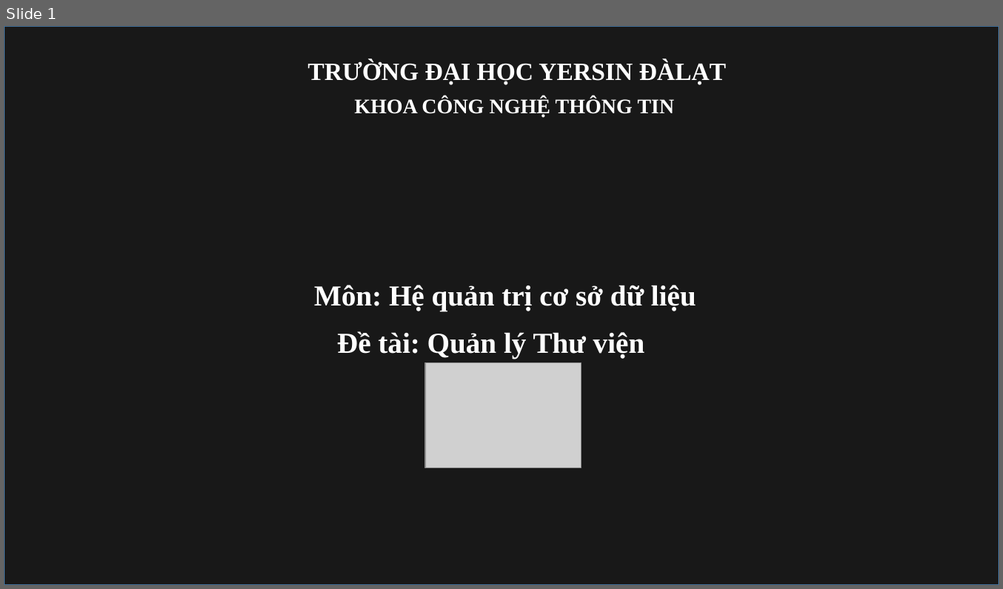
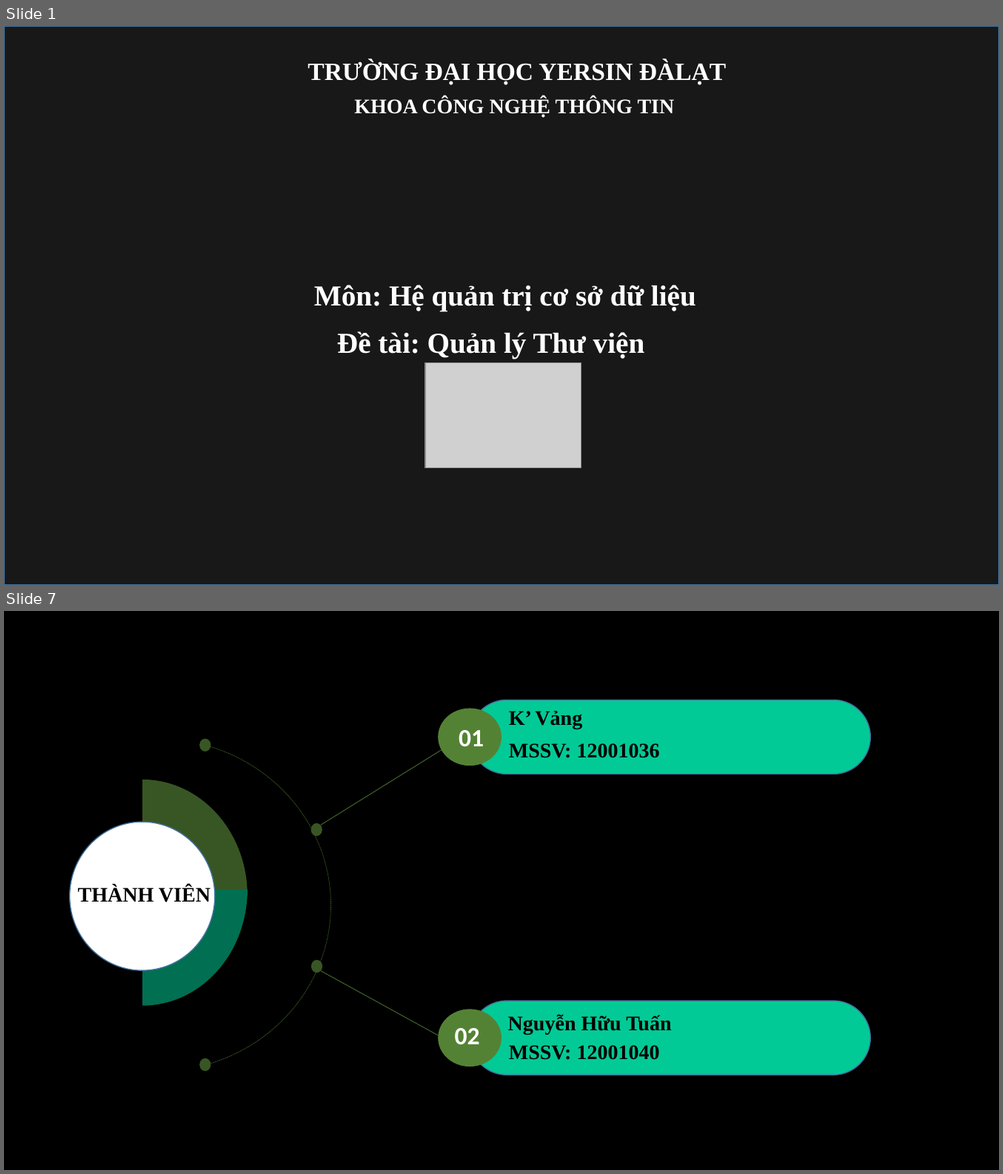
Before and after one commit to KVang05112002/QLYTHUVIEN, a slide deck: DoAn_QuanLyThuVien.pptx. Shown one above the other, each under a label of ours: slide 1 before the commit, slides 1 and 7 after it; the slides between them are not shown. The pictures are 1003x589 and 1003x1174 pixels, drawn with LibreOffice and Linux fonts; fonts in the diff are those of the drawing; grey boxes stand for pictures; background and template pictures are left out; a plain dark background stands for a picture behind light text. Boxes give left, top, right and bottom in pixels: in the first picture for what was removed or moved away, otherwise in the second. Text is boxed around its words. In the diff, an @@ line names an element or a change of style, - is before the commit and + after.

Commit message:
hoàn thành đồ án

```diff
--- a/DoAn_QuanLyThuVien.pptx
+++ b/DoAn_QuanLyThuVien.pptx
@@ slide 7 added at [4, 611, 999, 1170], background #000000 @@
@@ ellipse added at [438, 708, 502, 766], fill #548235 @@
@@ rounded rectangle added at [469, 700, 871, 774], fill #02CA96, outline #43739E 1 pt @@
@@ text added at [509, 711, 582, 729], 20 pt, text #000000, bold @@
+K’ Vảng
@@ arc (boxed as its full ellipse) added at [4, 738, 331, 1072], outline #385723 0.5 pt dashed @@
@@ ellipse added at [199, 738, 210, 752], fill #385723 @@
@@ text added at [458, 730, 484, 747], 24 pt, text #FFFFFF, bold @@
+01
@@ text added at [509, 743, 660, 758], 20 pt, text #000000, bold @@
+MSSV: 12001036
@@ line added from (320, 825) to (442, 750), #548235 0.5 pt @@
@@ ellipse added at [310, 823, 322, 836], fill #385723 @@
@@ group added at [70, 780, 247, 1006]: 2 freeform shapes, 1 ellipse, 1 text @@
+THÀNH VIÊN
@@ ellipse added at [311, 960, 323, 973], fill #385723 @@
@@ line added from (321, 971) to (438, 1036), #548235 0.5 pt @@
@@ ellipse added at [438, 1009, 502, 1067], fill #548235 @@
@@ rounded rectangle added at [469, 1001, 871, 1075], fill #02CA96, outline #43739E 1 pt @@
@@ text added at [455, 1028, 480, 1045], 24 pt, text #FFFFFF, bold @@
+02
@@ text added at [508, 1015, 671, 1035], 20 pt, text #000000, bold @@
+Nguyễn Hữu Tuấn
@@ text added at [509, 1045, 660, 1060], 20 pt, text #000000, bold @@
+MSSV: 12001040
@@ ellipse added at [199, 1059, 210, 1071], fill #385723 @@
```
Also in this commit, not shown: 12 other slides added, 1 slide removed, 2 other files.
